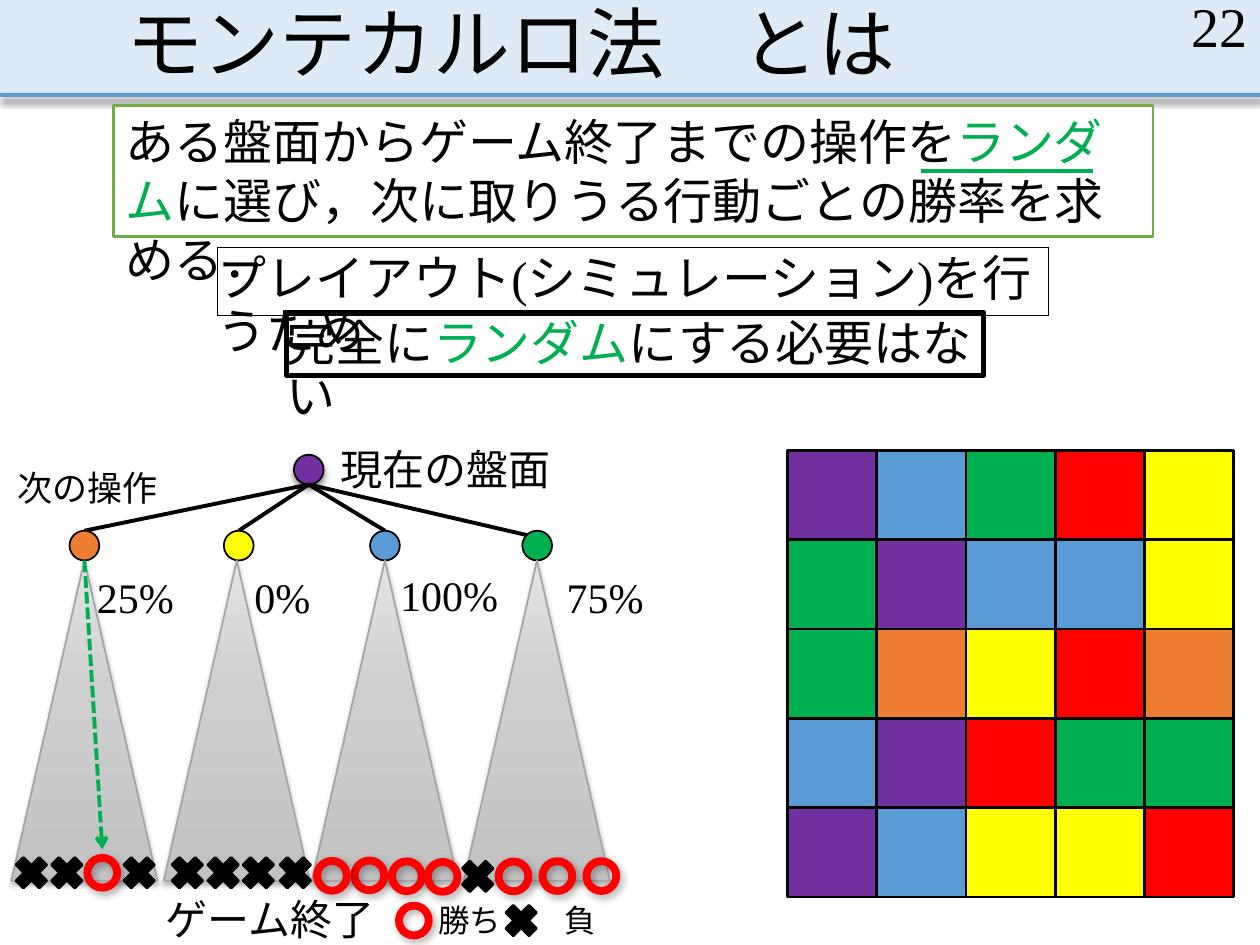
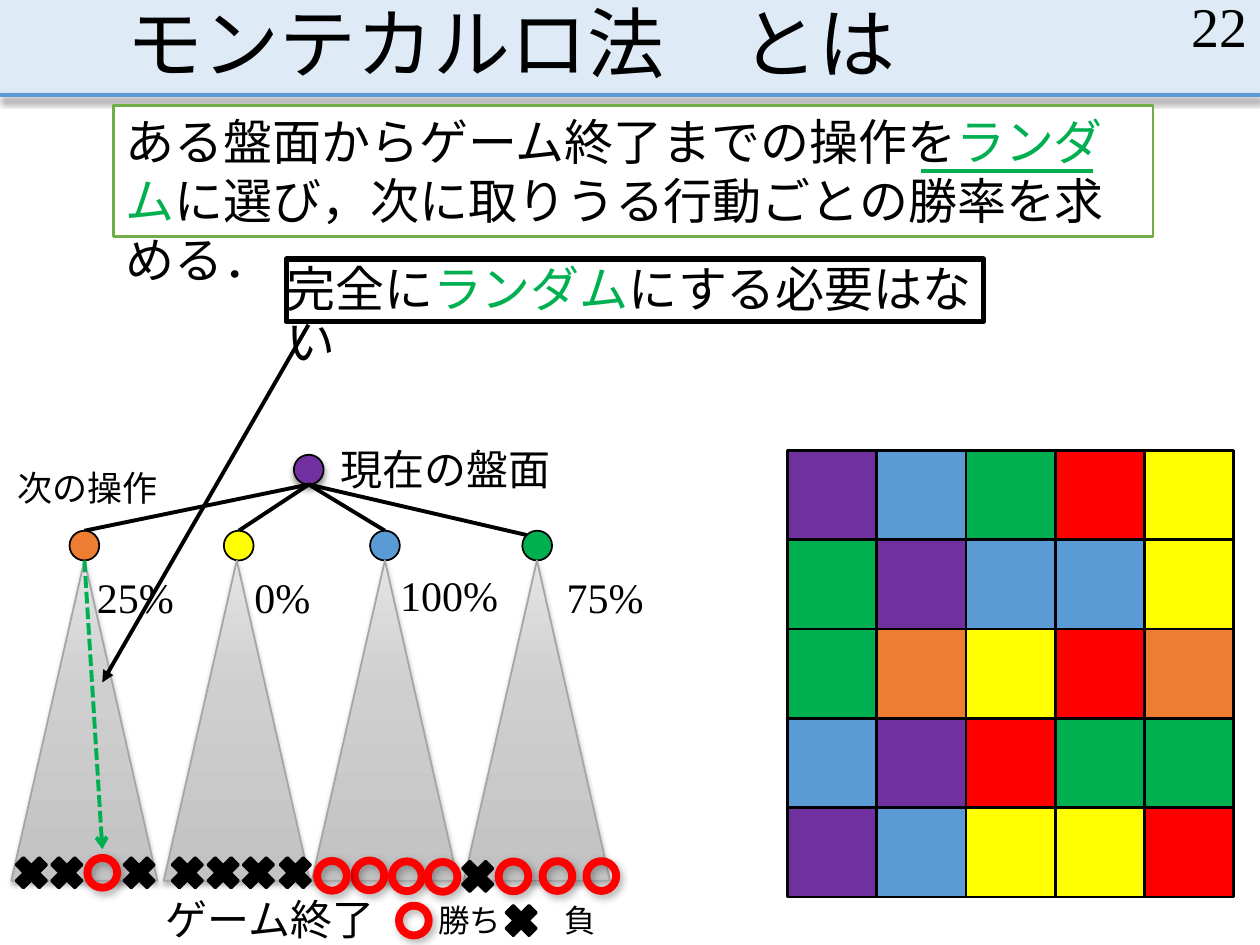
Before and after one commit to MasayaOda/SR, a slide deck: slide 22 of 190702oda.pptx. Drawn at 1260x945 pixels with LibreOffice and Linux fonts; fonts in the diff are those of the drawing. Boxes give left, top, right and bottom in pixels: in the first picture for what was removed or moved away, otherwise in the second. Text is boxed around its words. In the diff, an @@ line names an element or a change of style, - is before the commit and + after.

```diff
--- a/190702oda.pptx
+++ b/190702oda.pptx
@@ text removed at bbox=[218, 248, 1048, 316] @@
-プレイアウト(シミュレーション)を行うため
@@ rectangle "完全にランダムにする必要はない": place and size @@
-rectangle "完全にランダムにする必要はない" at bbox=[286, 312, 984, 375]
+rectangle "完全にランダムにする必要はない" at bbox=[286, 260, 984, 323]
@@ arrow added from (309, 325) to (102, 683), #000000 2.25 pt @@
```
Also in this commit, not shown: 10 other slides changed, 1 slide added.
